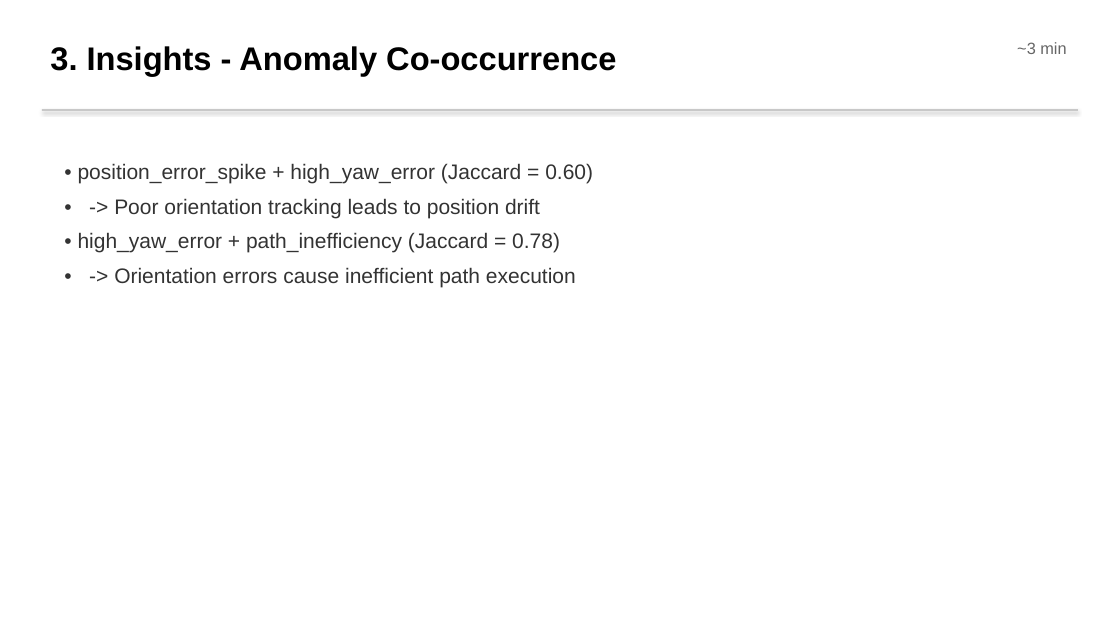
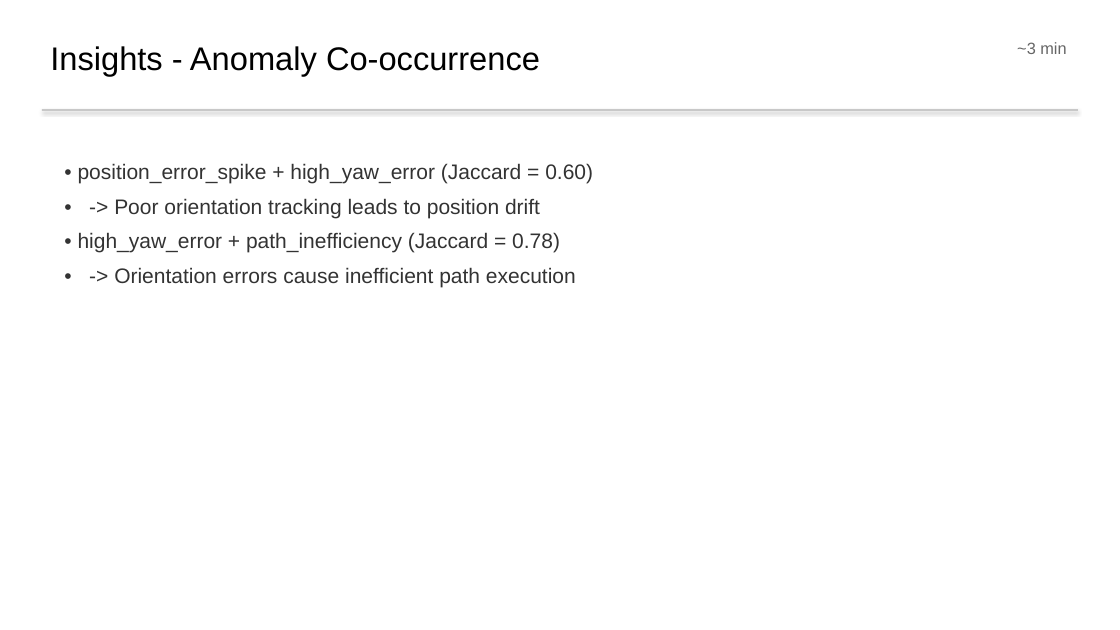
Before and after one commit to nasimpc/Robot-Navigation-Anomaly-Detection-and-Causal-Analysis, a slide deck: slide 10 of assignment3/Team2_Presentation.pptx. Drawn at 1120x630 pixels with LibreOffice and Linux fonts; fonts in the diff are those of the drawing. Boxes give left, top, right and bottom in pixels: in the first picture for what was removed or moved away, otherwise in the second. Text is boxed around its words. In the diff, an @@ line names an element or a change of style, - is before the commit and + after.

```diff
--- a/assignment3/Team2_Presentation.pptx
+++ b/assignment3/Team2_Presentation.pptx
@@ text at box(50, 46, 540, 76): text changed; bold off @@
-3. Insights - Anomaly Co-occurrence
+Insights - Anomaly Co-occurrence
```
Also in this commit, not shown: 9 other slides changed, 2 slides added, 2 slides removed.
